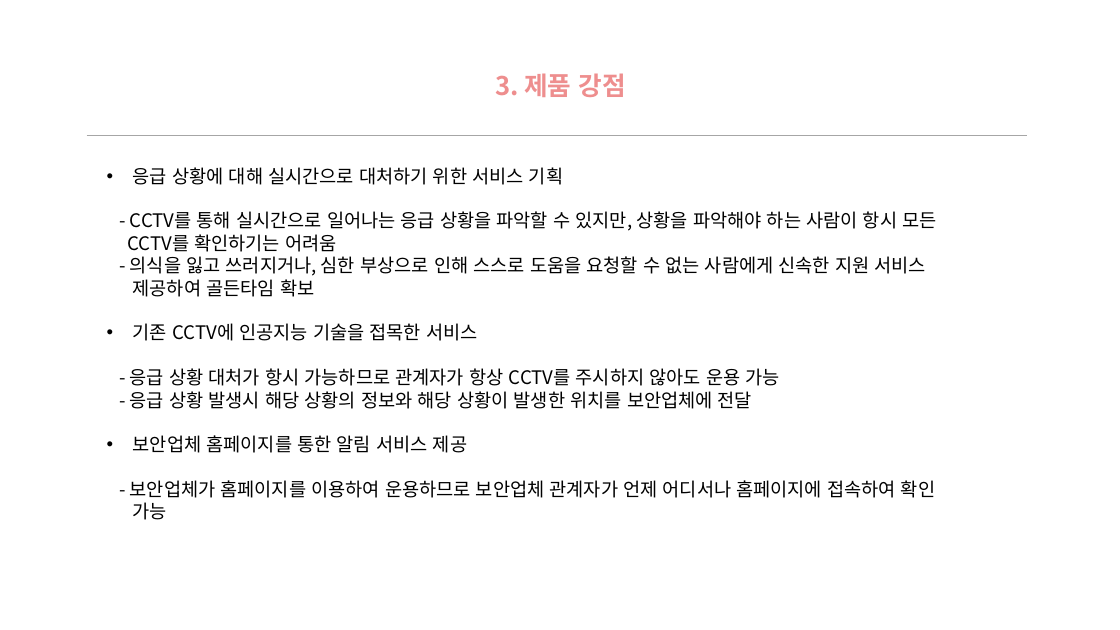
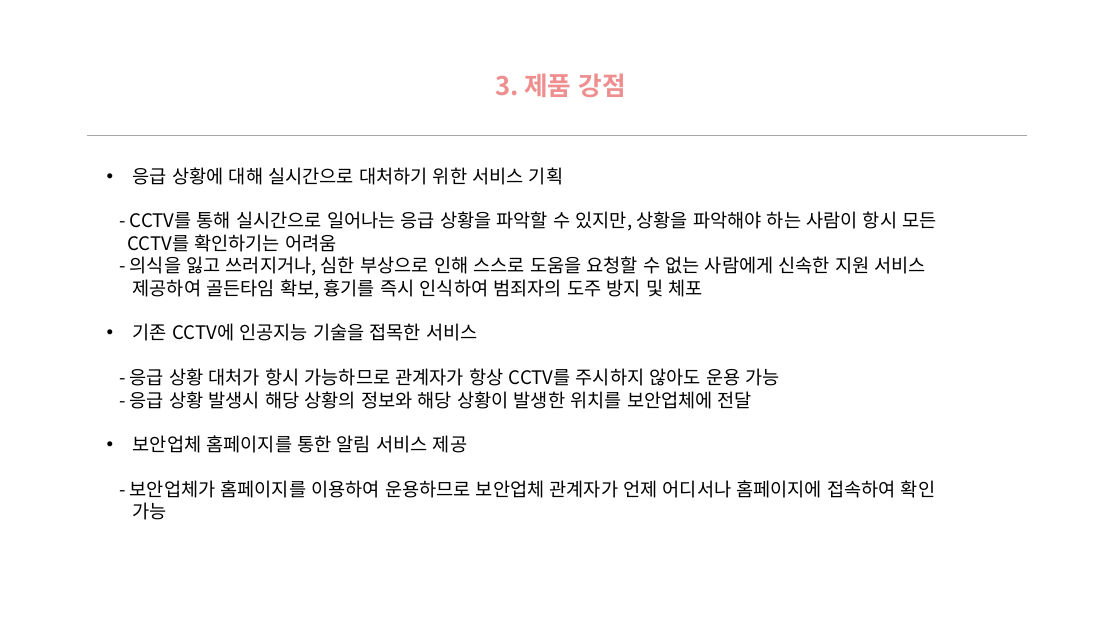
Before and after one commit to jinujeon/ICE_CAP, a slide deck: slide 6 of Docs/제안서_EDUM.pptx (slide 5 before the commit). Drawn at 1120x630 pixels with LibreOffice and Linux fonts; fonts in the diff are those of the drawing; background and template pictures are left out. Boxes give left, top, right and bottom in pixels: in the first picture for what was removed or moved away, otherwise in the second. Text is boxed around its words. In the diff, an @@ line names an element or a change of style, - is before the commit and + after.

```diff
--- a/Docs/제안서_EDUM.pptx
+++ b/Docs/제안서_EDUM.pptx
@@ text at <box>133,275,702,299</box>: text changed @@
-제공하여 골든타임 확보
+제공하여 골든타임 확보, 흉기를 즉시 인식하여 범죄자의 도주 방지 및 체포
```
Also in this commit, not shown: 3 other slides changed, 1 slide added.
